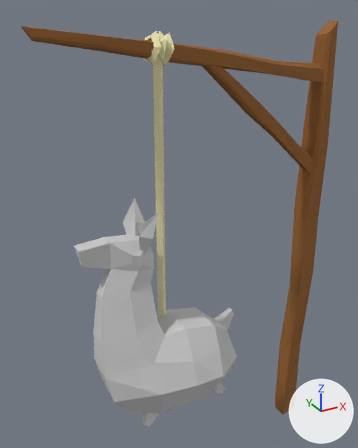
The FBX model Assets/Models/Pinata/Pinata.FBX, before and after one commit.
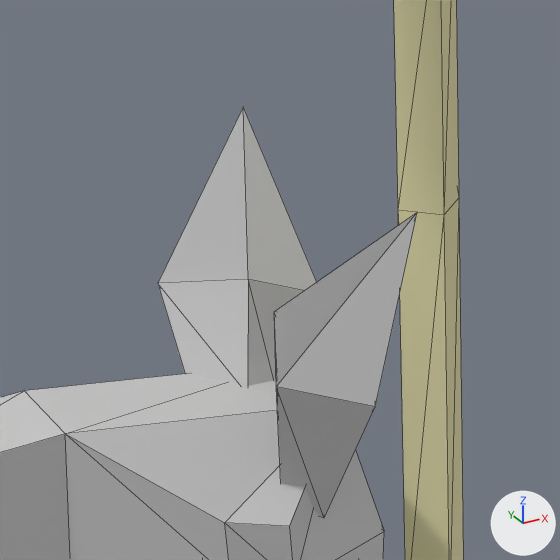
Old and new are each drawn whole from a 50 mm lens placed at (-0.02307, -0.03817, 0.04914), pointed at (-0.00145, 0.00114, 0.02948) and again close up on the part from 28% to 50% of the width and 41% to 58% of the height. Lighting does not change. The marker at lower right points along +X, +Y and +Z. The close-ups show mesh edges as thin lines. Where no turn or scale is listed for an object, it has been applied to the vertices. Vertices at the same position are counted once.

The first close-up shows 'Pinata1'.
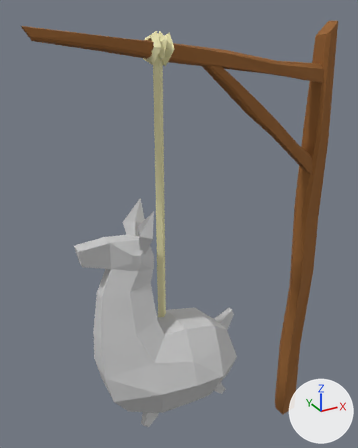
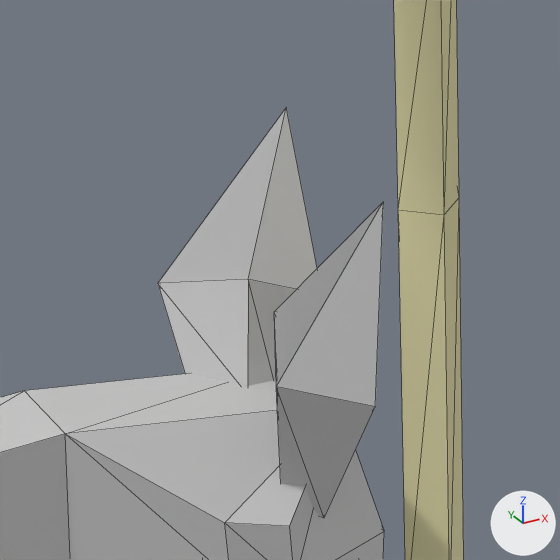
Commit message: Added pinata.

Where the change shows, as pixel boxes [x1, y1, x2, y2] in the close-ups (560 x 560 px; the box of a moved part takes in the faces that stretch with it):
part 1 of me_pinata1_ncl1_1, moved or reshaped
    before: [158, 107, 417, 407]
    after: [158, 108, 383, 407]

What the commit changed:
me_pinata1_ncl1_1 has 323 vertices, 592 faces and spans x -0.0147..0.0157, y -0.0073..0.0018, z 0.0..0.0479.
me_pinata1_ncl1_1 is used by ob_pinata1; location (0.0, 0.0, 0.0).
Part 1, on me_pinata1_ncl1_1:
Vertex 155 of me_pinata1_ncl1_1 moves from (-0.0054, -0.0023, 0.0327) at pixel (417, 212) to (-0.0054, -0.0016, 0.0326) at pixel (383, 201).
Vertex 185 of me_pinata1_ncl1_1 moves from (-0.0059, 0.0016, 0.0329) at pixel (243, 106) to (-0.0054, 0.0014, 0.0329) at pixel (286, 107).
